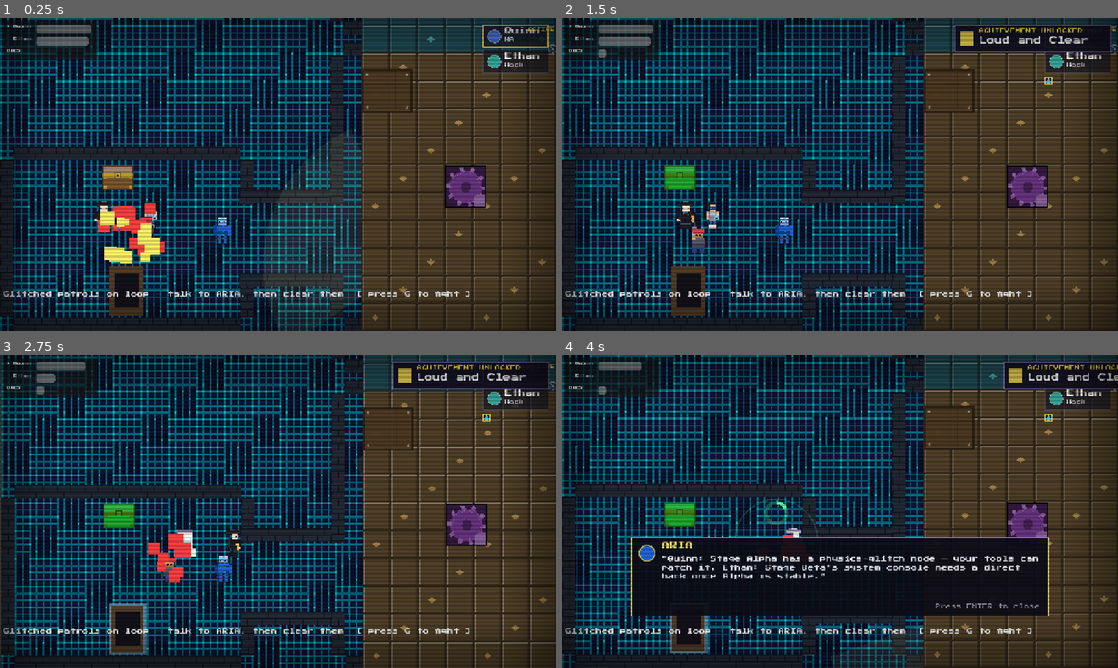
Above: before the commit, frames 1-4 (two rows, left to right).
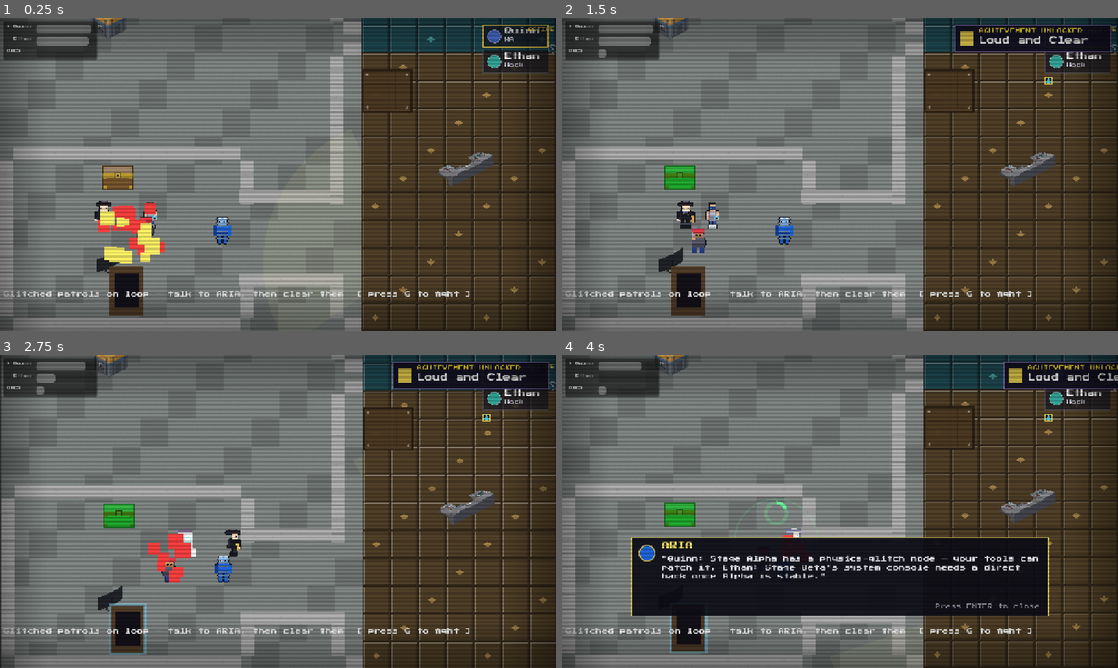
Above: after the commit, the same moments.

Repository: dougreichard/rpg_game
Game: Godot game, scene res://scenes/levels/VrEscapeRoom.tscn
The game is run twice, just before and just after one commit, with the same random seed, the same clock (stepped at 60 frames per second) and the same inputs. This scene is started directly instead of the project's main scene.
Inputs (mouse positions are in pixels of both pictures, inside the frame that each line leads up to):
- Up to frame 1 (0.25 s): no input
- Up to frame 2 (1.5 s): tap G (special) at 0.5, 1.25 s; move the mouse to (962, 158) at 0.52 s; hold D (move_right) 0.53-1.25 s; hold F (attack) 0.53-1.25 s; click (962, 158) at 0.67 s; tap Enter (ui_accept) at 0.77 s; drag from (728, 190) to (973, 259) at 1.27 s
- Up to frame 3 (2.75 s): tap G (special) at 2 s; move the mouse to (333, 442) at 2.02 s; hold D (move_right) from 2.03 s (still down); tap V (dash) at 2.1 s
- Up to frame 4 (4 s): release D (move_right) at 2.75 s; tap G (special) at 2.75, 3.5 s; drag from (812, 574) to (984, 589) at 2.77 s; move the mouse to (1006, 558) at 3.52 s; hold A (move_left) from 3.53 s (still down); tap Tab (swap) at 3.6 s; tap Enter (ui_accept) at 3.77 s

The runs differ from the first frame. In frame 1, 62% of the frame differs, in the area x 0-89%, y 0-100%; in frame 2, 63%; in frame 3, 63%; in frame 4, 51%.

Commit message:
VR Escape Room: Synty interior + SciFi Space props
Eighth Phase 3 level. Concrete base floor + stone walls (themed Alpha/Beta
stage-floor patches kept as glitch zones); SciFi Space control panels are
the glitch node (Quinn) and system console (Ethan), plus crate/server/barrel.

Co-Authored-By: Claude Opus 4.8 <noreply@anthropic.com>

Diff:
--- a/scripts/levels/vr_escape_room.gd
+++ b/scripts/levels/vr_escape_room.gd
@@ -9,6 +9,19 @@
 const FLOOR_ROWS: int = 17
 const FLOOR_TILE_PLAIN: Vector2i = Vector2i(0, 0)
 const FLOOR_TILE_ACCENT: Vector2i = Vector2i(1, 0)
+# Synty 2.5D VR room (see docs/synty_2_5d_art_plan.md): concrete base floor +
+# stone walls; SciFi Space control panels. Themed stage-floor patches kept as-is.
+const SYNTY_FLOOR: String = "res://assets/art/tiles/synty_floor_concrete.png"
+const SYNTY_WALL: String = "res://assets/art/tiles/synty_wall_stone.png"
+const GLITCH_BILLBOARD: String = "res://assets/art/synty/props/scifi_node.png"
+const SYSTEM_BILLBOARD: String = "res://assets/art/synty/props/scifi_console.png"
+# [name, x, y, on-screen height px] sci-fi dressing.
+const VR_PROPS: Array = [
+	["scifi_crate", 150, 200, 40],
+	["server", 680, 180, 52],
+	["barrel", 690, 470, 48],
+	["monitor", 150, 470, 30],
+]
 const FLOOR_ACCENT_PERIOD: int = 4
 
 # Themed-stage floor overlays  --  each painted as its own TileMap, ON TOP of the
@@ -196,26 +209,38 @@
 # two-corridor + two-stage layout (20 wall segments) needed zero changes here,
 # only more .tscn nodes.
 func _build_walls() -> void:
-	var wall_color: Color = FLOOR_BASE_COLOR.darkened(0.35)
+	var wall_tex: Texture2D = PlaceholderArt.make_synty_wall_tile(SYNTY_WALL)
 	for wall in $Walls.get_children():
 		if not wall is StaticBody2D:
 			continue
 		var shape: CollisionShape2D = wall.get_node("CollisionShape2D")
 		var rect: RectangleShape2D = shape.shape
 		var sprite := Sprite2D.new()
-		sprite.texture = PlaceholderArt.make_wall_texture(wall_color, int(rect.size.x), int(rect.size.y))
+		sprite.texture = wall_tex
+		sprite.texture_repeat = CanvasItem.TEXTURE_REPEAT_ENABLED
+		sprite.region_enabled = true
+		sprite.region_rect = Rect2(0.0, 0.0, rect.size.x, rect.size.y)
 		wall.add_child(sprite)
+
+func _apply_synty_billboard(spr: Sprite2D, path: String, target_h: float) -> bool:
+	if not ResourceLoader.exists(path):
+		return false
+	var tex: Texture2D = load(path)
+	spr.texture = tex
+	spr.offset = Vector2(0.0, -tex.get_height() / 2.0)
+	spr.scale = Vector2.ONE * (target_h / float(tex.get_height()))
+	return true
 
 func _build_floor() -> void:
 	var tile_map := TileMap.new()
 	tile_map.name = "Floor"
-	tile_map.tile_set = PlaceholderArt.make_hb_tileset()
+	tile_map.tile_set = PlaceholderArt.make_synty_floor_tileset(SYNTY_FLOOR)
 	add_child(tile_map)
 	move_child(tile_map, 0)
 	tile_map.position = Vector2(CAMERA_LIMIT_LEFT, CAMERA_LIMIT_TOP)
 	for x: int in range(FLOOR_COLS):
 		for y: int in range(FLOOR_ROWS):
-			var variant: Vector2i = Vector2i(1, 7) if (x + y) % FLOOR_ACCENT_PERIOD == 0 else Vector2i(0, 7)
+			var variant: Vector2i = FLOOR_TILE_ACCENT if (x + y) % FLOOR_ACCENT_PERIOD == 0 else FLOOR_TILE_PLAIN
 			tile_map.set_cell(0, Vector2i(x, y), 0, variant)
 	_paint_stage_floor("FloorStageAlpha", STAGE_ALPHA_BASE_COLOR, STAGE_ALPHA_ACCENT_COLOR, STAGE_ALPHA_COL_RANGE, STAGE_ALPHA_ROW_RANGE)
 	_paint_stage_floor("FloorStageBeta", STAGE_BETA_BASE_COLOR, STAGE_BETA_ACCENT_COLOR, STAGE_BETA_COL_RANGE, STAGE_BETA_ROW_RANGE)
@@ -244,15 +269,23 @@
 # simulated rather than physical machine).
 func _create_glitch() -> void:
 	_glitch_sprite = Sprite2D.new()
-	_glitch_sprite.texture = PlaceholderArt.make_gear_prop_texture(Color(0.4, 0.2, 0.5), 48, 48)
+	if not _apply_synty_billboard(_glitch_sprite, GLITCH_BILLBOARD, 40.0):
+		_glitch_sprite.texture = PlaceholderArt.make_gear_prop_texture(Color(0.4, 0.2, 0.5), 48, 48)
 	_glitch_sprite.position = GLITCH_POS
 	add_child(_glitch_sprite)
+	# Sci-fi dressing (SciFi Space + reused billboards).
+	for p: Array in VR_PROPS:
+		var spr := Sprite2D.new()
+		if _apply_synty_billboard(spr, "res://assets/art/synty/props/%s.png" % p[0], float(p[3])):
+			spr.position = Vector2(float(p[1]), float(p[2]))
+			add_child(spr)
 
 # Stage Beta  --  the glitched "underwater" simulation. A corrupted control
 # console Ethan reads the code underneath to hack and rewrite.
 func _create_system() -> void:
 	_system_sprite = Sprite2D.new()
-	_system_sprite.texture = PlaceholderArt.make_console_texture(Color(0.18, 0.42, 0.46), 48, 44)
+	if not _apply_synty_billboard(_system_sprite, SYSTEM_BILLBOARD, 42.0):
+		_system_sprite.texture = PlaceholderArt.make_console_texture(Color(0.18, 0.42, 0.46), 48, 44)
 	_system_sprite.position = SYSTEM_POS
 	add_child(_system_sprite)
 
Binary file added: assets/art/synty/props/scifi_console.png
Not shown, added: assets/art/synty/props/scifi_console.png.import
Binary file added: assets/art/synty/props/scifi_crate.png
Not shown, added: assets/art/synty/props/scifi_crate.png.import
Binary file added: assets/art/synty/props/scifi_node.png
Not shown, added: assets/art/synty/props/scifi_node.png.import
